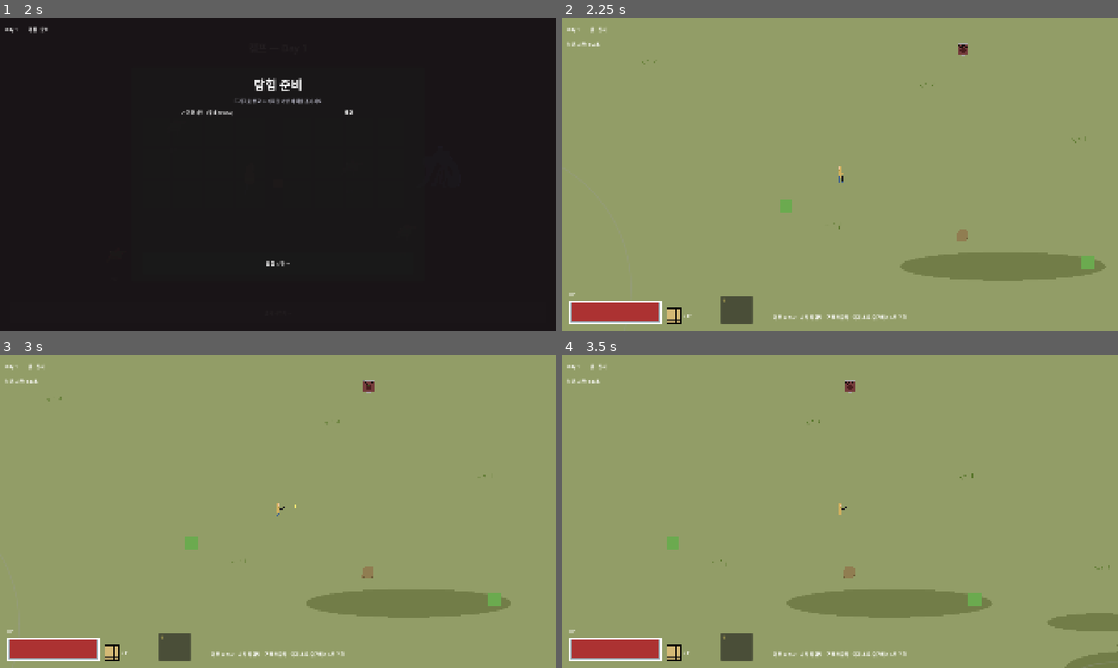
Above: before the commit, frames 1-4 (two rows, left to right).
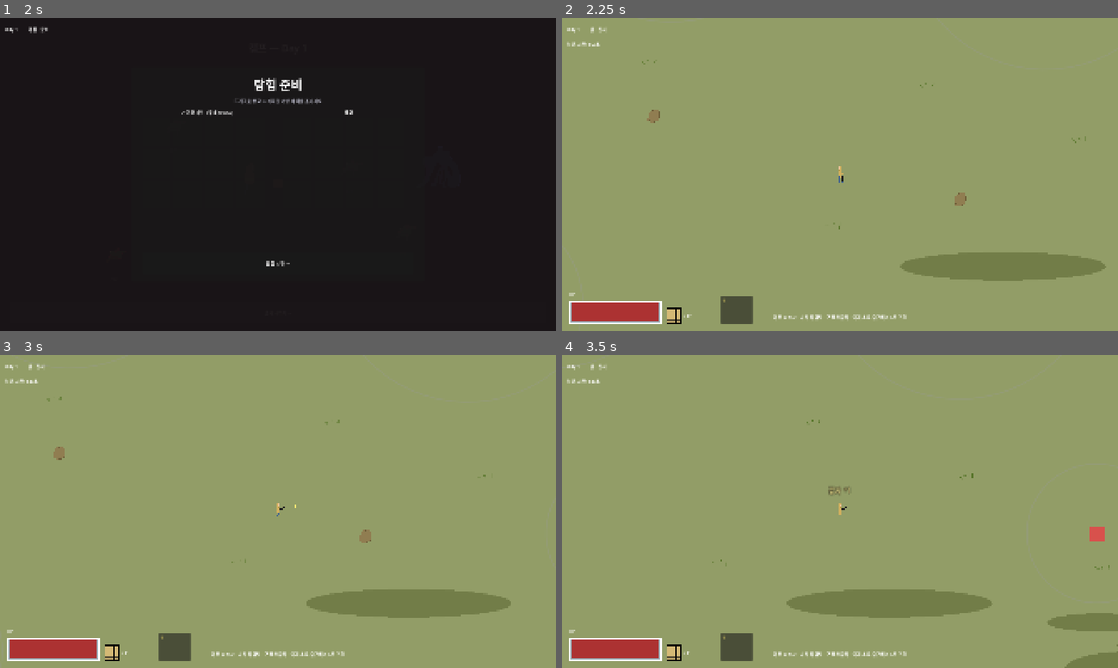
Above: after the commit, the same moments.

Repository: HomilBBANG/rt_Hilling_Game
Game: Godot game, scene res://scenes/ui/lobby.tscn
The game is run twice, just before and just after one commit, with the same random seed, the same clock (stepped at 60 frames per second) and the same inputs.
Inputs (mouse positions are in pixels of both pictures, inside the frame that each line leads up to):
- Up to frame 1 (2 s): click "새 게임" at 0.5 s; click "탐사 나가기 →" at 1.25 s
- Up to frame 2 (2.25 s): click "탐험 시작 →" at 2 s
- Up to frame 3 (3 s): tap Enter at 2.75 s; move the mouse to (400, 495) at 2.77 s; hold D from 2.78 s (still down); hold E from 2.78 s (still down); click (400, 495) at 2.92 s
- Up to frame 4 (3.5 s): keep holding D; keep holding E

Frame 1 is identical in both runs. In frame 2, 0.5% of the frame differs, in the area x 15-96%, y 8-81%; in frame 3, 0.5%; in frame 4, 0.5%, in the area x 18-98%, y 8-81%.

Commit message:
탐사 배치 전부 고정: 몬스터·채집 노드 SpawnPoint
- SpawnPoint(@tool Marker2D): kind(monster/item), spawn_id, amount — 에디터에서 id 표시, 드래그·복제로 편집
- scavenge.tscn MonsterSpawns(일반 16 + 보스) / ItemSpawns(통조림·들풀·감자·토마토 각 6) 고정 배치
  (나무·출구·탄약·시작 지점을 피해 고르게 생성한 초기값)
- 랜덤 배치 코드(monster_count/resource_count, _random_spawn_pos, _pick_food_id) 제거

Co-Authored-By: Claude Opus 5.5 <noreply@anthropic.com>

Diff:
--- a/scenes/phases/scavenge.tscn
+++ b/scenes/phases/scavenge.tscn
@@ -10,6 +10,7 @@
 [ext_resource type="Texture2D" uid="uid://dwbuvuslj6ddj" path="res://assets/ui/hp_frame.png" id="8"]
 [ext_resource type="PackedScene" uid="uid://c77o3mrl2phx7" path="res://scenes/entities/props/tree.tscn" id="9"]
 [ext_resource type="Texture2D" path="res://assets/ui/bullet.png" id="10"]
+[ext_resource type="Script" path="res://scripts/entities/spawn_point.gd" id="11"]
 
 [sub_resource type="RectangleShape2D" id="wallH"]
 size = Vector2(3200, 20)
@@ -103,6 +104,232 @@
 [node name="A8" type="Marker2D" parent="AmmoSpawns" unique_id=25684883]
 position = Vector2(2500, 1200)
 
+[node name="MonsterSpawns" type="Node2D" parent="."]
+
+[node name="Boss" type="Marker2D" parent="MonsterSpawns"]
+position = Vector2(1600, 320)
+script = ExtResource("11")
+kind = "monster"
+spawn_id = "ruins_boss"
+
+[node name="M01" type="Marker2D" parent="MonsterSpawns"]
+position = Vector2(3046, 1993)
+script = ExtResource("11")
+kind = "monster"
+spawn_id = "monster_a"
+
+[node name="M02" type="Marker2D" parent="MonsterSpawns"]
+position = Vector2(146, 152)
+script = ExtResource("11")
+kind = "monster"
+spawn_id = "monster_c"
+
+[node name="M03" type="Marker2D" parent="MonsterSpawns"]
+position = Vector2(352, 2219)
+script = ExtResource("11")
+kind = "monster"
+spawn_id = "monster_c"
+
+[node name="M04" type="Marker2D" parent="MonsterSpawns"]
+position = Vector2(2354, 141)
+script = ExtResource("11")
+kind = "monster"
+spawn_id = "monster_b"
+
+[node name="M05" type="Marker2D" parent="MonsterSpawns"]
+position = Vector2(1430, 1878)
+script = ExtResource("11")
+kind = "monster"
+spawn_id = "monster_a"
+
+[node name="M06" type="Marker2D" parent="MonsterSpawns"]
+position = Vector2(1312, 665)
+script = ExtResource("11")
+kind = "monster"
+spawn_id = "monster_b"
+
+[node name="M07" type="Marker2D" parent="MonsterSpawns"]
+position = Vector2(2279, 1216)
+script = ExtResource("11")
+kind = "monster"
+spawn_id = "monster_c"
+
+[node name="M08" type="Marker2D" parent="MonsterSpawns"]
+position = Vector2(319, 1123)
+script = ExtResource("11")
+kind = "monster"
+spawn_id = "monster_c"
+
+[node name="M09" type="Marker2D" parent="MonsterSpawns"]
+position = Vector2(2271, 2086)
+script = ExtResource("11")
+kind = "monster"
+spawn_id = "monster_b"
+
+[node name="M10" type="Marker2D" parent="MonsterSpawns"]
+position = Vector2(3051, 963)
+script = ExtResource("11")
+kind = "monster"
+spawn_id = "monster_a"
+
+[node name="M11" type="Marker2D" parent="MonsterSpawns"]
+position = Vector2(990, 1393)
+script = ExtResource("11")
+kind = "monster"
+spawn_id = "monster_a"
+
+[node name="M12" type="Marker2D" parent="MonsterSpawns"]
+position = Vector2(976, 2206)
+script = ExtResource("11")
+kind = "monster"
+spawn_id = "monster_a"
+
+[node name="M13" type="Marker2D" parent="MonsterSpawns"]
+position = Vector2(2990, 313)
+script = ExtResource("11")
+kind = "monster"
+spawn_id = "monster_a"
+
+[node name="M14" type="Marker2D" parent="MonsterSpawns"]
+position = Vector2(1947, 755)
+script = ExtResource("11")
+kind = "monster"
+spawn_id = "monster_b"
+
+[node name="M15" type="Marker2D" parent="MonsterSpawns"]
+position = Vector2(2693, 1565)
+script = ExtResource("11")
+kind = "monster"
+spawn_id = "monster_c"
+
+[node name="M16" type="Marker2D" parent="MonsterSpawns"]
+position = Vector2(503, 1669)
+script = ExtResource("11")
+kind = "monster"
+spawn_id = "monster_b"
+
+[node name="ItemSpawns" type="Node2D" parent="."]
+
+[node name="I01" type="Marker2D" parent="ItemSpawns"]
+position = Vector2(165, 1451)
+script = ExtResource("11")
+spawn_id = "herb"
+
+[node name="I02" type="Marker2D" parent="ItemSpawns"]
+position = Vector2(3035, 1627)
+script = ExtResource("11")
+spawn_id = "canned_food"
+
+[node name="I03" type="Marker2D" parent="ItemSpawns"]
+position = Vector2(2012, 255)
+script = ExtResource("11")
+spawn_id = "canned_food"
+
+[node name="I04" type="Marker2D" parent="ItemSpawns"]
+position = Vector2(1373, 2149)
+script = ExtResource("11")
+spawn_id = "canned_food"
+
+[node name="I05" type="Marker2D" parent="ItemSpawns"]
+position = Vector2(702, 232)
+script = ExtResource("11")
+spawn_id = "herb"
+
+[node name="I06" type="Marker2D" parent="ItemSpawns"]
+position = Vector2(1278, 1073)
+script = ExtResource("11")
+spawn_id = "potato"
+
+[node name="I07" type="Marker2D" parent="ItemSpawns"]
+position = Vector2(2868, 652)
+script = ExtResource("11")
+spawn_id = "potato"
+
+[node name="I08" type="Marker2D" parent="ItemSpawns"]
+position = Vector2(1988, 1612)
+script = ExtResource("11")
+spawn_id = "herb"
+
+[node name="I09" type="Marker2D" parent="ItemSpawns"]
+position = Vector2(614, 2224)
+script = ExtResource("11")
+spawn_id = "tomato"
+
+[node name="I10" type="Marker2D" parent="ItemSpawns"]
+position = Vector2(645, 996)
+script = ExtResource("11")
+spawn_id = "tomato"
+
+[node name="I11" type="Marker2D" parent="ItemSpawns"]
+position = Vector2(1282, 235)
+script = ExtResource("11")
+spawn_id = "herb"
+
+[node name="I12" type="Marker2D" parent="ItemSpawns"]
+position = Vector2(2426, 2203)
+script = ExtResource("11")
+spawn_id = "canned_food"
+
+[node name="I13" type="Marker2D" parent="ItemSpawns"]
+position = Vector2(208, 564)
+script = ExtResource("11")
+spawn_id = "tomato"
+
+[node name="I14" type="Marker2D" parent="ItemSpawns"]
+position = Vector2(2204, 863)
+script = ExtResource("11")
+spawn_id = "canned_food"
+
+[node name="I15" type="Marker2D" parent="ItemSpawns"]
+position = Vector2(2655, 1116)
+script = ExtResource("11")
+spawn_id = "tomato"
+
+[node name="I16" type="Marker2D" parent="ItemSpawns"]
+position = Vector2(687, 1633)
+script = ExtResource("11")
+spawn_id = "potato"
+
+[node name="I17" type="Marker2D" parent="ItemSpawns"]
+position = Vector2(1799, 2079)
+script = ExtResource("11")
+spawn_id = "potato"
+
+[node name="I18" type="Marker2D" parent="ItemSpawns"]
+position = Vector2(1581, 712)
+script = ExtResource("11")
+spawn_id = "herb"
+
+[node name="I19" type="Marker2D" parent="ItemSpawns"]
+position = Vector2(1311, 1662)
+script = ExtResource("11")
+spawn_id = "potato"
+
+[node name="I20" type="Marker2D" parent="ItemSpawns"]
+position = Vector2(2583, 182)
+script = ExtResource("11")
+spawn_id = "canned_food"
+
+[node name="I21" type="Marker2D" parent="ItemSpawns"]
+position = Vector2(2751, 1926)
+script = ExtResource("11")
+spawn_id = "tomato"
+
+[node name="I22" type="Marker2D" parent="ItemSpawns"]
+position = Vector2(1807, 1217)
+script = ExtResource("11")
+spawn_id = "potato"
+
+[node name="I23" type="Marker2D" parent="ItemSpawns"]
+position = Vector2(2425, 593)
+script = ExtResource("11")
+spawn_id = "herb"
+
+[node name="I24" type="Marker2D" parent="ItemSpawns"]
+position = Vector2(977, 668)
+script = ExtResource("11")
+spawn_id = "tomato"
+
 [node name="ExitZone" type="Area2D" parent="." unique_id=1276427600]
 position = Vector2(1600, 2340)
 collision_layer = 0
--- /dev/null
+++ b/scripts/entities/spawn_point.gd
@@ -0,0 +1,33 @@
+@tool
+class_name SpawnPoint
+extends Marker2D
+## 탐사 맵의 고정 스폰 지점. scavenge.tscn 의 MonsterSpawns / ItemSpawns 아래에 두고
+## Godot 에디터에서 드래그해 위치를 정한다(늘리려면 복제 Ctrl+D, 줄이려면 삭제).
+##   kind = "monster" : spawn_id = monsters.xlsx 의 몬스터 id (보스 포함, 예: monster_a, ruins_boss)
+##   kind = "item"    : spawn_id = items.xlsx 의 아이템 id(채집 노드), amount = 수량
+## 에디터에서만 id 를 글자로 표시(게임 화면에는 안 보임).
+
+@export_enum("item", "monster") var kind: String = "item":
+	set(v):
+		kind = v
+		queue_redraw()
+@export var spawn_id: String = "potato":
+	set(v):
+		spawn_id = v
+		queue_redraw()
+@export_range(1, 99) var amount: int = 1:
+	set(v):
+		amount = v
+		queue_redraw()
+
+
+func _draw() -> void:
+	if not Engine.is_editor_hint():
+		return
+	var col := Color(1.0, 0.35, 0.3) if kind == "monster" else Color(0.45, 0.95, 0.5)
+	draw_circle(Vector2.ZERO, 14.0, Color(col, 0.35))
+	draw_arc(Vector2.ZERO, 14.0, 0.0, TAU, 24, col, 2.0)
+	var label := spawn_id if kind == "monster" or amount <= 1 else "%s ×%d" % [spawn_id, amount]
+	var font := ThemeDB.fallback_font
+	draw_string_outline(font, Vector2(18.0, 6.0), label, HORIZONTAL_ALIGNMENT_LEFT, -1, 18, 5, Color.BLACK)
+	draw_string(font, Vector2(18.0, 6.0), label, HORIZONTAL_ALIGNMENT_LEFT, -1, 18, col)
--- a/scripts/phases/scavenge.gd
+++ b/scripts/phases/scavenge.gd
@@ -5,18 +5,14 @@
 
 const REGION_PATH := "res://resources/regions/ruins.tres"
 
-## 맵 크기. 스폰 분산 범위 + 카메라 경계 기준.
+## 맵 크기. 카메라 경계 기준(몬스터·채집 노드는 씬의 고정 SpawnPoint 에 생성).
 const MAP_SIZE := Vector2(3200, 2400)
-const SPAWN_MARGIN := 140.0    # 벽에서 떨어뜨릴 여백
-const PLAYER_CLEAR := 500.0    # 플레이어 시작 주변엔 몬스터 스폰 금지
 
 @export var player_scene: PackedScene
 @export var monster_scene: PackedScene
 @export var resource_scene: PackedScene
 @export var ammo_scene: PackedScene
 @export var run_seconds := 90.0
-@export var monster_count := 16
-@export var resource_count := 24
 
 var _region: RegionData = null
 var _time_left := 0.0
@@ -60,31 +56,30 @@
 		_player.stamina_depleted.connect(_on_stamina_depleted)
 	_set_camera_limits()
 
-	# 일반 몬스터(보스 제외) 순환 배치.
-	for i in monster_count:
+	# 몬스터·채집 노드는 씬에 찍어 둔 고정 지점(SpawnPoint)에 생성 — 매 탐사 같은 위치·같은 종류.
+	# 위치·종류·수는 scavenge.tscn 의 MonsterSpawns / ItemSpawns 아래 노드를 에디터에서 편집.
+	for sp in $MonsterSpawns.get_children():
+		if not (sp is SpawnPoint):
+			continue
+		var data := MonsterDB.get_by_id(sp.spawn_id)
+		if data.is_empty():
+			push_warning("Scavenge: 몬스터 id '%s' 가 monsters.xlsx 에 없습니다 (%s)" % [sp.spawn_id, sp.name])
+			continue
 		var mon := monster_scene.instantiate()
-		_apply_monster_type(mon, MonsterDB.get_regular(i))
+		_apply_monster_type(mon, data)
 		if mon.drop_item_id == "": # 종류에 드롭 아이템이 없으면 지역 재료로 폴백
 			mon.drop_item_id = _pick_material_id()
 		add_child(mon) # exports 를 _ready 전에 주입
-		mon.global_position = _random_spawn_pos(true)
-
-	# 지역 보스(region.boss_id) 1마리 — 플레이어 시작 반대편 먼 곳에.
-	if _region and _region.boss_id != "":
-		var boss_data := MonsterDB.get_by_id(_region.boss_id)
-		if not boss_data.is_empty():
-			var boss := monster_scene.instantiate()
-			_apply_monster_type(boss, boss_data)
-			if boss.drop_item_id == "":
-				boss.drop_item_id = _pick_material_id()
-			add_child(boss)
-			boss.global_position = Vector2(MAP_SIZE.x * 0.5, 320.0) # 상단 중앙(시작 지점서 멀리)
-
-	for i in resource_count:
+		mon.global_position = sp.global_position
+
+	for sp in $ItemSpawns.get_children():
+		if not (sp is SpawnPoint):
+			continue
 		var node := resource_scene.instantiate()
 		add_child(node)
-		node.global_position = _random_spawn_pos(false)
-		node.item_id = _pick_food_id()
+		node.global_position = sp.global_position
+		node.item_id = sp.spawn_id
+		node.amount = sp.amount
 
 	# 탄약: 맵 내 고정 지점(랜덤 아님, PRD 3.1)
 	for a in $AmmoSpawns.get_children():
@@ -281,12 +276,6 @@
 	return ", ".join(parts)
 
 
-func _pick_food_id() -> String:
-	if _region and _region.food_item_ids.size() > 0:
-		return _region.food_item_ids[randi() % _region.food_item_ids.size()]
-	return "canned_food"
-
-
 func _pick_material_id() -> String:
 	if _region and _region.material_item_ids.size() > 0:
 		return _region.material_item_ids[randi() % _region.material_item_ids.size()]
@@ -294,16 +283,6 @@
 
 
 ## 맵 내 랜덤 위치. avoid_player=true 면 플레이어 시작 지점 주변은 피함.
-func _random_spawn_pos(avoid_player: bool) -> Vector2:
-	var start: Vector2 = $PlayerStart.global_position
-	for attempt in 25:
-		var p := Vector2(
-			randf_range(SPAWN_MARGIN, MAP_SIZE.x - SPAWN_MARGIN),
-			randf_range(SPAWN_MARGIN, MAP_SIZE.y - SPAWN_MARGIN))
-		if avoid_player and p.distance_to(start) < PLAYER_CLEAR:
-			continue
-		return p
-	return start + Vector2(PLAYER_CLEAR, 0.0)
 
 
 ## 플레이어 카메라가 맵 밖(벽 너머)을 보지 않도록 경계 제한.
Not shown, added: scripts/entities/spawn_point.gd.uid
